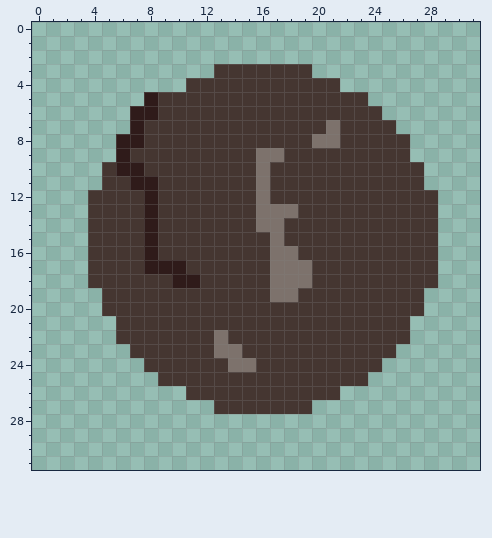
Two versions of one pixel-art sprite, assets/img/rock_asteroid1.png. This is how it looked before the edit.
The file is 32x32 pixels.
Now the later version:
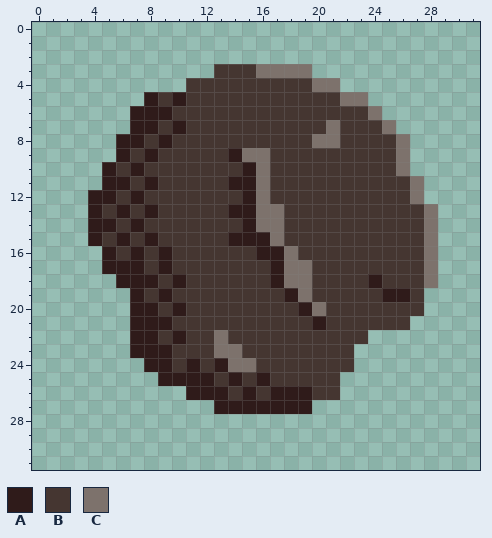
Palette (. is transparent): A #2f1b1a  B #453631  C #7d726c
Changes in this commit:
{"y":3,"x":16,"old":"BBBB","new":"CCCC"}
{"y":4,"x":20,"old":"BB","new":"CC"}
{"y":5,"x":10,"old":"B","new":"A"}
{"y":5,"x":22,"old":"BB","new":"CC"}
{"y":6,"x":9,"old":"B","new":"A"}
{"y":6,"x":24,"old":"B","new":"C"}
{"y":7,"x":8,"old":"B","new":"A"}
{"y":7,"x":10,"old":"B","new":"A"}
{"y":7,"x":25,"old":"B","new":"C"}
{"y":8,"x":9,"old":"B","new":"A"}
{"y":8,"x":26,"old":"B","new":"C"}
{"y":9,"x":8,"old":"B","new":"A"}
{"y":9,"x":14,"old":"BB","new":"AC"}
{"y":9,"x":17,"old":"C","new":"B"}
{"y":9,"x":26,"old":"B","new":"C"}
{"y":10,"x":5,"old":"BA","new":"AB"}
{"y":10,"x":15,"old":"B","new":"A"}
{"y":10,"x":26,"old":"BB","new":"C."}
{"y":11,"x":5,"old":"BBA","new":"AAB"}
{"y":11,"x":14,"old":"BB","new":"AA"}
{"y":11,"x":27,"old":"B","new":"C"}
{"y":12,"x":4,"old":"BB","new":"AA"}
{"y":12,"x":7,"old":"BA","new":"AB"}
{"y":12,"x":15,"old":"B","new":"A"}
{"y":12,"x":27,"old":"BB","new":"C."}
{"y":13,"x":4,"old":"B","new":"A"}
{"y":13,"x":6,"old":"B","new":"A"}
{"y":13,"x":14,"old":"BB","new":"AA"}
{"y":13,"x":18,"old":"C","new":"B"}
{"y":13,"x":28,"old":"B","new":"C"}
{"y":14,"x":4,"old":"BB","new":"AA"}
{"y":14,"x":7,"old":"BA","new":"AB"}
{"y":14,"x":15,"old":"B","new":"A"}
{"y":14,"x":28,"old":"B","new":"C"}
{"y":15,"x":4,"old":"B","new":"A"}
{"y":15,"x":6,"old":"B","new":"A"}
{"y":15,"x":14,"old":"BBB","new":"AAA"}
{"y":15,"x":28,"old":"B","new":"C"}
{"y":16,"x":4,"old":"BB","new":".A"}
{"y":16,"x":7,"old":"BAB","new":"ABA"}
{"y":16,"x":16,"old":"BC","new":"AA"}
{"y":16,"x":28,"old":"B","new":"C"}
{"y":17,"x":4,"old":"BBBBA","new":".AAAB"}
{"y":17,"x":10,"old":"A","new":"B"}
{"y":17,"x":17,"old":"C","new":"A"}
{"y":17,"x":28,"old":"B","new":"C"}
{"y":18,"x":4,"old":"BBBBB","new":"..AAA"}
{"y":18,"x":11,"old":"A","new":"B"}
{"y":18,"x":17,"old":"C","new":"A"}
{"y":18,"x":24,"old":"B","new":"A"}
{"y":18,"x":28,"old":"B","new":"C"}
{"y":19,"x":5,"old":"BBB","new":"..A"}
{"y":19,"x":9,"old":"B","new":"A"}
{"y":19,"x":17,"old":"CCB","new":"BAC"}
{"y":19,"x":25,"old":"BB","new":"AA"}
{"y":20,"x":5,"old":"BBBB","new":"..AA"}
{"y":20,"x":10,"old":"B","new":"A"}
{"y":20,"x":19,"old":"BB","new":"AC"}
{"y":21,"x":6,"old":"BBBB","new":".AAA"}
{"y":21,"x":20,"old":"B","new":"A"}
{"y":22,"x":6,"old":"BBB","new":".AA"}
{"y":22,"x":10,"old":"B","new":"A"}
{"y":22,"x":24,"old":"BBB","new":"..."}
{"y":23,"x":7,"old":"BBB","new":"AAA"}
{"y":23,"x":23,"old":"BBB","new":"..."}
{"y":24,"x":8,"old":"BB","new":"AA"}
{"y":24,"x":11,"old":"B","new":"A"}
{"y":24,"x":13,"old":"B","new":"A"}
{"y":24,"x":23,"old":"BB","new":".."}
{"y":25,"x":9,"old":"BBBB","new":"AAAA"}
{"y":25,"x":14,"old":"B","new":"A"}
{"y":25,"x":16,"old":"B","new":"A"}
{"y":25,"x":22,"old":"BB","new":".."}
{"y":26,"x":11,"old":"BBB","new":"AAA"}
{"y":26,"x":15,"old":"B","new":"A"}
{"y":26,"x":17,"old":"BBB","new":"AAA"}
{"y":27,"x":13,"old":"BBBBBBB","new":"AAAAAAA"}
{"label":"changed","picture_box":[88,64,438,414]}
